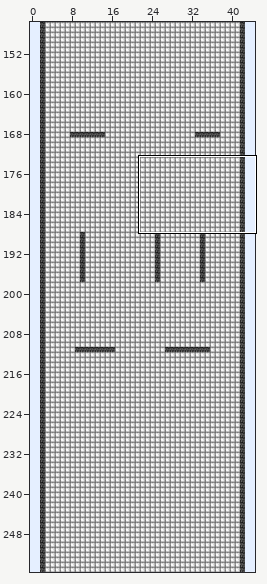
One commit to this Tiled map: assets/untitled0.tmx. The first picture is a wide view before the edit; the outline marks the close-up.
Close-up. Before the edit:
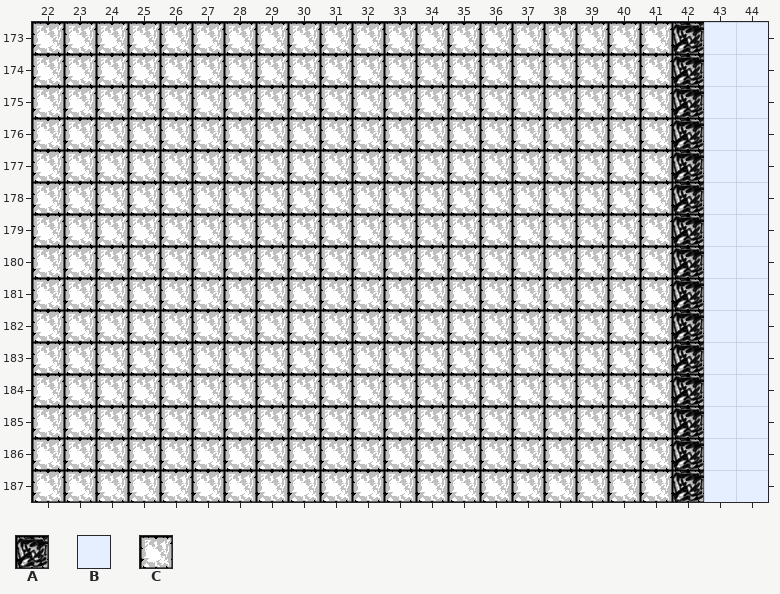
Cells are 32x32 px. Shown: x 22..44, y 173..187. The commit also changed other parts of the map, which this record leaves out.
Key: from "map_sprite": A 1, B 3, C 50.
_ is an empty cell, # one hidden under a higher layer.
Layers that did not change in this view are not listed.
Layer "walls" before, first column x 22:
173 CCCCCCCCCCCCCCCCCCCCABB
174 CCCCCCCCCCCCCCCCCCCCABB
175 CCCCCCCCCCCCCCCCCCCCABB
176 CCCCCCCCCCCCCCCCCCCCABB
177 CCCCCCCCCCCCCCCCCCCCABB
178 CCCCCCCCCCCCCCCCCCCCABB
179 CCCCCCCCCCCCCCCCCCCCABB
180 CCCCCCCCCCCCCCCCCCCCABB
181 CCCCCCCCCCCCCCCCCCCCABB
182 CCCCCCCCCCCCCCCCCCCCABB
183 CCCCCCCCCCCCCCCCCCCCABB
184 CCCCCCCCCCCCCCCCCCCCABB
185 CCCCCCCCCCCCCCCCCCCCABB
186 CCCCCCCCCCCCCCCCCCCCABB
187 CCCCCCCCCCCCCCCCCCCCABB
Once edited:
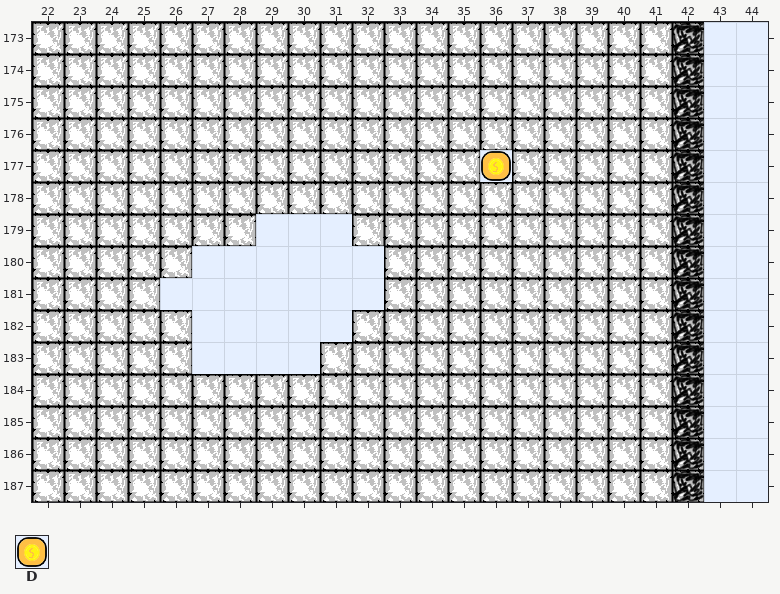
Further tiles: from "map_sprite": D 5.
Edits made:
Layer "background":
y 179: x 29..31 ### -> BBB
y 180: x 27..32 ###### -> BBBBBB
y 181: x 26..32 ####### -> BBBBBBB
y 182: x 27..31 ##### -> BBBBB
y 183: x 27..30 #### -> BBBB
Layer "walls":
y 179: x 29..31 CCC -> ___
y 180: x 27..32 CCCCCC -> ______
y 181: x 26..32 CCCCCCC -> _______
y 182: x 27..31 CCCCC -> _____
y 183: x 27..30 CCCC -> ____
Layer "coins":
y 177: x 36 _ -> D
Boxes around the changes in both close-ups, in picture pixels (x1, y1, x2, y2):
added: (480, 150, 512, 182)
changed: (160, 214, 384, 374)
